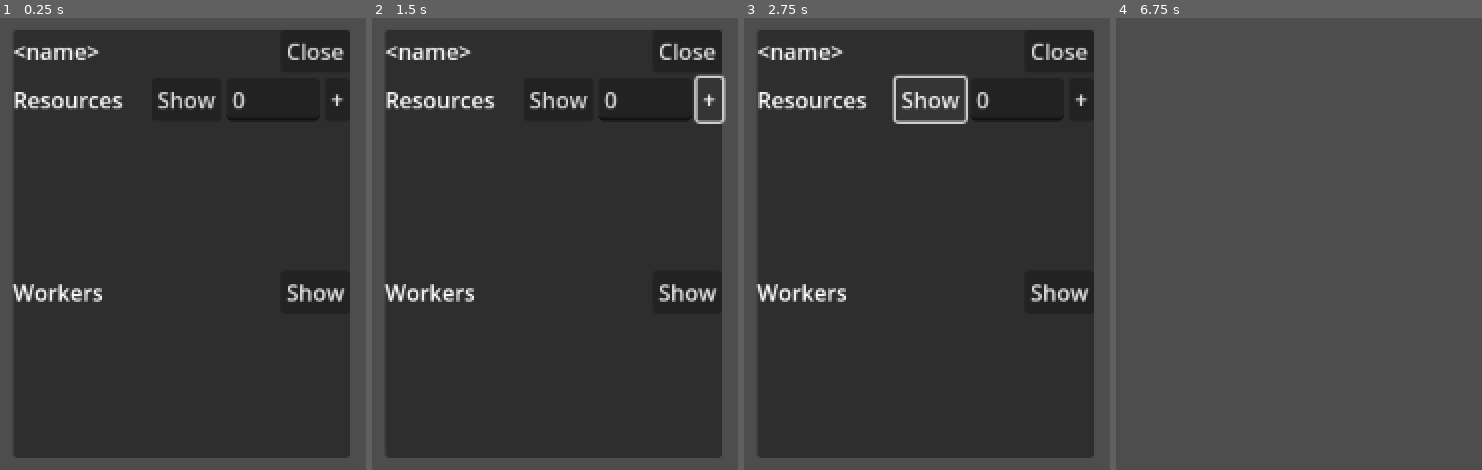
Above: before the commit, frames 1-4 (left to right).
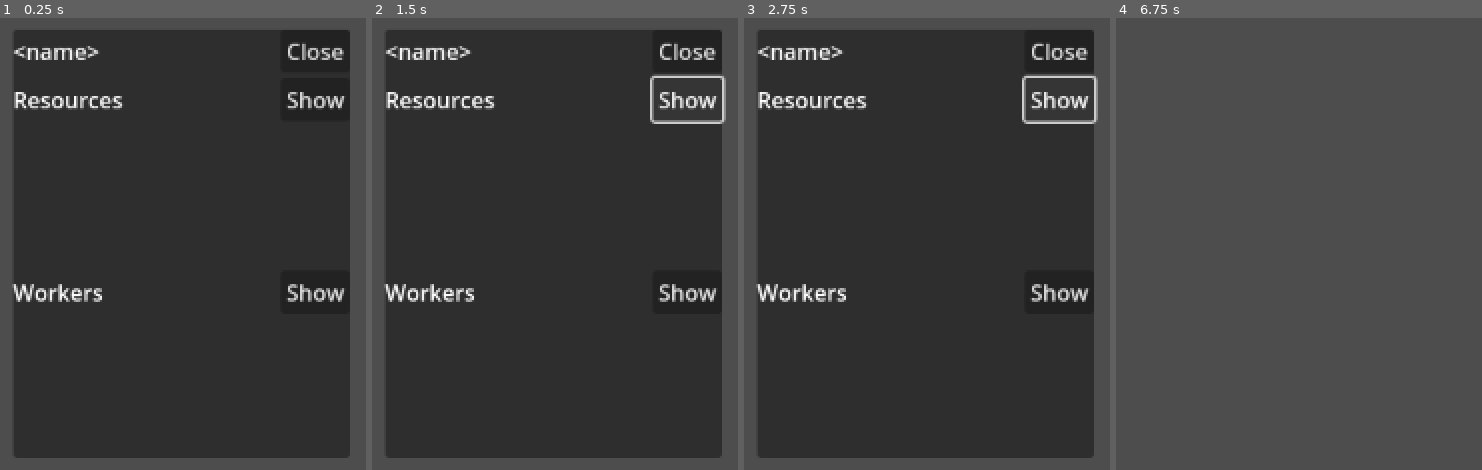
Above: after the commit, the same moments.

Repository: aletowk/godot-civ
Game: Godot game, scene res://scenes/main/UI/components/group_info.tscn
The game is run twice, just before and just after one commit, with the same random seed, the same clock (stepped at 60 frames per second) and the same inputs. This scene is started directly instead of the project's main scene.
Inputs (mouse positions are in pixels of both pictures, inside the frame that each line leads up to):
- Up to frame 1 (0.25 s): no input
- Up to frame 2 (1.5 s): click "Show" at 0.5 s; click (708, 99) at 1.25 s, where only the run before the commit has a clickable "+"
- Up to frame 3 (2.75 s): click "Show" at 2 s
- Up to frame 4 (6.75 s): click (1452, 99) at 2.75 s, where only the run before the commit has a clickable "+"; click "Show" at 3.5 s; click (1452, 99) at 4.25 s, where only the run before the commit has a clickable "+"; tap Enter at 5, 6.5 s; move the mouse to (outside the picture) at 5.02 s; press the mouse at (outside the picture) at 5.03 s; tap Space at 5.75 s; move the mouse to (outside the picture) at 5.77 s; release the mouse at (outside the picture) at 5.78 s; click (outside the picture) at 5.85 s; move the mouse to (1456, 45) at 6.52 s; press the mouse at (1456, 45) at 6.53 s

The runs differ from the first frame. In frame 1, 0.8% of the frame differs, in the area x 43-94%, y 16-23%; in frame 2, 1.2%; in frame 3, 2.0%, in the area x 40-97%, y 12-24%; in frame 4, nothing differs.
Error in both runs: Invalid access to property or key 'resources' on a base object of type 'Nil'. (res://scenes/main/UI/components/group_info.gd:38)

Commit message:
Remove test nodes in GroupInfo

Diff:
--- a/scenes/main/UI/components/group_info.tscn
+++ b/scenes/main/UI/components/group_info.tscn
@@ -59,14 +59,6 @@
 layout_mode = 2
 text = "Show"
 
-[node name="LineEdit" type="LineEdit" parent="PanelContainer/VBoxRoot/VBoxResourcesMain/HBoxContainer"]
-layout_mode = 2
-text = "0"
-
-[node name="Button2" type="Button" parent="PanelContainer/VBoxRoot/VBoxResourcesMain/HBoxContainer"]
-layout_mode = 2
-text = "+"
-
 [node name="ScrollContainer" type="ScrollContainer" parent="PanelContainer/VBoxRoot/VBoxResourcesMain"]
 custom_minimum_size = Vector2(0, 100)
 layout_mode = 2
